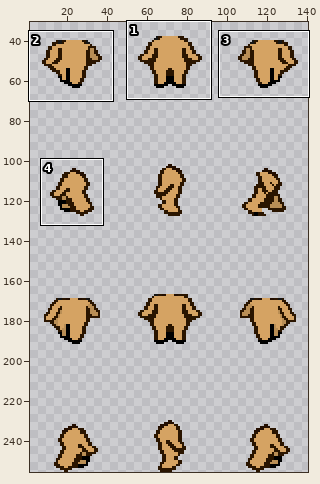
Two versions of one sprite sheet, data/sprites/outfit/body-testing/body_000.png. Above, an overview of the earlier version with the close-up marked.
Close-up. Old version:
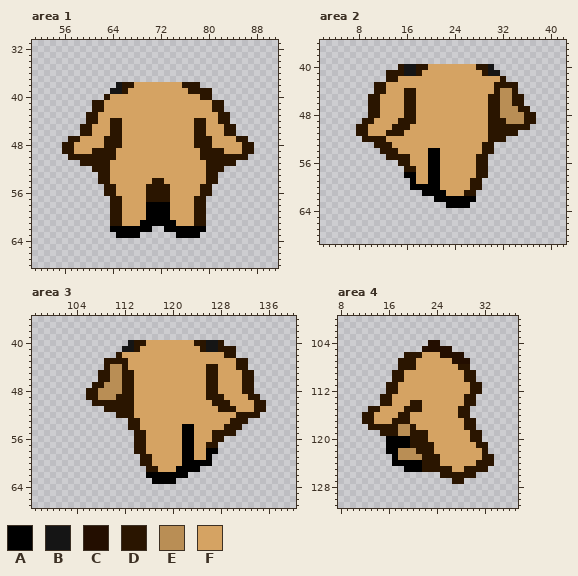
The file is 144x256 pixels. Shown: area 1: x 51..91, y 31..68; area 2: x 2..42, y 36..69; area 3: x 97..140, y 36..67; area 4: x 8..37, y 100..131. The wide view leaves out empty margins. The commit also changed other parts of the picture, which this record leaves out.
Palette (. is transparent): A #000000  B #151515  C #230e00  D #2a1500  E #b98e55  F #d5a363
Pixels before, area 1, first column x 56:
38 .........BDDFFFFFFFFDDD.........
39 ........BBDFFFFFFFFFFDDDD.......
40 .......DFFFFFFFFFFFFFFFDD.......
41 .....DDFFFFFFFFFFFFFFFFFFDD.....
42 .....DDFFFFFFFFFFFFFFFFFFDD.....
43 ....DDFFFFFFFFFFFFFFFFFFFFDD....
44 ....DDFFDDFFFFFFFFFFFFDDFFDD....
45 ...DDFFFDDFFFFFFFFFFFFDDFFFDD...
46 ...DDFFFDDFFFFFFFFFFFFDDFFFDD...
47 .DDFFFFDDDFFFFFFFFFFFFDDDFFFFDD.
48 DDFFFFFDDDFFFFFFFFFFFFDDDFFFFFDD
49 DDFFFDDDDFFFFFFFFFFFFFFDDDDFFFDD
50 .DDDDDDDDFFFFFFFFFFFFFFDDDDDDDD.
51 ...DDDDDFFFFFFFFFFFFFFFFDDDDD...
52 .....DDDFFFFFFFFFFFFFFFFDDD.....
53 ......DDFFFFFFFFFFFFFFFFDD......
54 ......DDFFFFFFFDDFFFFFFFDD......
55 .......DDFFFFFDDDDFFFFFDD.......
56 .......DDFFFFFDDDDFFFFFDD.......
57 ........DDFFFFDDDDFFFFDD........
58 ........DDFFFFAAAAFFFFDD........
59 ........DDFFFFAAAAFFFFDD........
60 ........DDFFFFAAAAFFFFDD........
61 ........DDFFFAAAAAAFFFDD........
62 ........AAAAAAA..AAAAAAA........
63 .........AAAA......AAAA.........
Pixels before, area 2, first column x 8:
40 .......DBBDDFFFFFFFFDDB.......
41 .....DDDBBDFFFFFFFFFFDBB......
42 .....DDFFFFFFFFFFFFFFFFFD.....
43 ...DDFFFFFFFFFFFFFFFFFFDDDD...
44 ...DDFFFDDFFFFFFFFFFFFFDEED...
45 ..DDFFFFDDFFFFFFFFFFFFDDEEDD..
46 ..DDFFFFDDFFFFFFFFFFFFDDEEDD..
47 ..DDFFFFDDFFFFFFFFFFFFDDEEEDD.
48 ..DDFFFFDDFFFFFFFFFFFFDDEEEEDD
49 .DDFFFFDDDFFFFFFFFFFFFDDDEEEDD
50 DDFFFFDDDFFFFFFFFFFFFFDDDDDDD.
51 DDFFFDDDFFFFFFFFFFFFFFDDDDD...
52 .DDDDFFFFFFFFFFFFFFFFFDDD.....
53 ...DDDFFFFFFFFFFFFFFFDD.......
54 ....DDDFFFFFAAFFFFFFFDD.......
55 .....DDDDFFFAAFFFFFFDD........
56 .......DDFFFAAFFFFFFDD........
57 ........DDFFAAFFFFFFDD........
58 ........AAFFAAFFFFFFDD........
59 .........AFFAAFFFFFDD.........
60 .........AAAAAFFFFFDD.........
61 ...........AAAAFFFDD..........
62 .............AAAAAAA..........
63 ...............AAAA...........
Pixels before, area 3, first column x 106:
40 .......BDDFFFFFFFFDDBBD.......
41 ......BBDFFFFFFFFFFDBBDDD.....
42 .....DFFFFFFFFFFFFFFFFFDD.....
43 ...DDDDFFFFFFFFFFFFFFFFFFDD...
44 ...DEEDFFFFFFFFFFFFFDDFFFDD...
45 ..DDEEDDFFFFFFFFFFFFDDFFFFDD..
46 ..DDEEDDFFFFFFFFFFFFDDFFFFDD..
47 .DDEEEDDFFFFFFFFFFFFDDFFFFDD..
48 DDEEEEDDFFFFFFFFFFFFDDFFFFDD..
49 DDEEEDDDFFFFFFFFFFFFDDDFFFFDD.
50 .DDDDDDDFFFFFFFFFFFFFDDDFFFFDD
51 ...DDDDDFFFFFFFFFFFFFFDDDFFFDD
52 .....DDDFFFFFFFFFFFFFFFFFDDDD.
53 .......DDFFFFFFFFFFFFFFFDDD...
54 .......DDFFFFFFFAAFFFFFDDD....
55 ........DDFFFFFFAAFFFDDDD.....
56 ........DDFFFFFFAAFFFDD.......
57 ........DDFFFFFFAAFFDD........
58 ........DDFFFFFFAAFFAA........
59 .........DDFFFFFAAFFA.........
60 .........DDFFFFFAAAAA.........
61 ..........DDFFFAAAA...........
62 ..........AAAAAAA.............
63 ...........AAAA...............
Pixels before, area 4, first column x 12:
104 ...........CC.........
105 ..........CCCCC.......
106 .......DDDFFFCCCC.....
107 ......DDDFFFFFFCCC....
108 ......DDDFFFFFFFDD....
109 .....DDFFFFFFFFFFDD...
110 .....DDFFFFFFFFFFDD...
111 ....DDFFFFFFFFFFFFDD..
112 ....DDFFFFFFFFFFFFDD..
113 ...DDFFFFFFFFFFFFDD...
114 ...DDFFFDDFFFFFFFDD...
115 .DDFFFFDDDFFFFFFDD....
116 DDFFFFDDFFFFFFFFDD....
117 DDFFFDDDFFFFFFFFFDD...
118 .DDDDDEEDFFFFFFFFDD...
119 ...DDDEEDDDFFFFFFFDD..
120 ....AAAADDDFFFFFFFDD..
121 ....AAAADDDDFFFFFFFDD.
122 ....AAEEEDDDFFFFFFFFD.
123 .....AEEEEDDDFFFFFFFDD
124 .....AAAAADDDFFFFFFDDD
125 .......AAADDDDDFFDDDD.
126 .............DDDDDD...
127 ...............DD.....
After the commit:
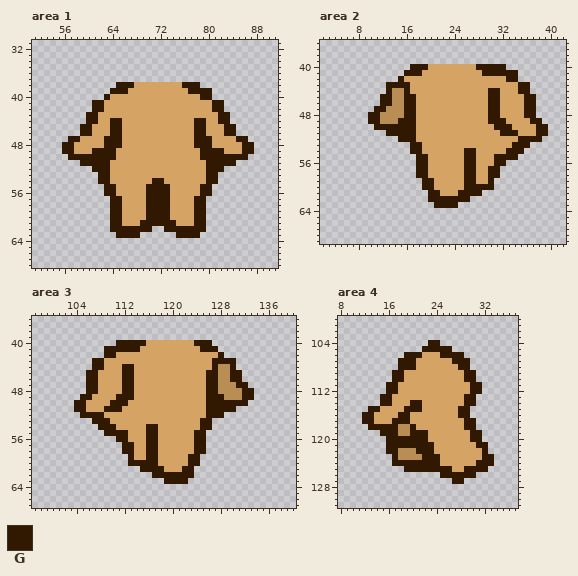
Colours new in this view: G #311800
Changes in this commit:
Changed rows in their new state; - is an unchanged pixel.
Area 1:
first column x 56:
38 ---------GGG--------GGG---------
39 --------GGG----------GGGG-------
40 -------G---------------GG-------
41 -----GG------------------GG-----
42 -----GG------------------GG-----
43 ----GG--------------------GG----
44 ----GG--GG------------GG--GG----
45 ---GG---GG------------GG---GG---
46 ---GG---GG------------GG---GG---
47 -GG----GGG------------GGG----GG-
48 GG-----GGG------------GGG-----GG
49 GG---GGGG--------------GGGG---GG
50 -GGGGGGGG--------------GGGGGGGG-
51 ---GGGGG----------------GGGGG---
52 -----GGG----------------GGG-----
53 ------GG----------------GG------
54 ------GG-------GG-------GG------
55 -------GG-----GGGG-----GG-------
56 -------GG-----GGGG-----GG-------
57 --------GG----GGGG----GG--------
58 --------GG----GGGG----GG--------
59 --------GG----GGGG----GG--------
60 --------GG----GGGG----GG--------
61 --------GG---GGGGGG---GG--------
62 --------GGGGGGG--GGGGGGG--------
63 ---------GGGG------GGGG---------
Area 2:
first column x 8:
40 -------..GGG--------GGGGG-------
41 -----...GGG----------GGGGGG-----
42 -----..G----------------FGG-----
43 ---..GGGG--------------FFFFGG---
44 ---..GEEGF------------GGFFFGG---
45 --..GGEEGG------------GGFFFFGG--
46 --..GGEEGG------------GGFFFFGG--
47 --.GGEEEGG------------GGFFFFGG--
48 --GGEEEEGG------------GGFFFFGG--
49 -.GGEEEGGG------------GGGFFFFGG-
50 ...GGGGGGG------------FGGGFFFFGG
51 .....GGGGG------------FFGGGFFFGG
52 -......GGG------------FFFFFGGGG-
53 ---......GG----------FFFFFGGG---
54 ----.....GG-FF----GG-FFFFGGG----
55 -----.....GGFF----GGFFFGGGG-----
56 -------...GGFF----GGFFFGG-------
57 --------..GGFF----GGFFGG--------
58 --------..GGFF----GGFFGG--------
59 ---------..GGF----GGFFG---------
60 ---------..GGF----GGGGG---------
61 -----------.GGF--GGGG-----------
62 ------------GGGGGGG.------------
63 -------------GGGG..-------------
Area 3:
first column x 104:
40 -------GGGGG--------GGG..-------
41 -----GGGGGG----------GGG...-----
42 -----GGF----------------G..-----
43 ---GGFFFF--------------GGGG..---
44 ---GGFFFGG------------FGEEG..---
45 --GGFFFFGG------------GGEEGG..--
46 --GGFFFFGG------------GGEEGG..--
47 --GGFFFFGG------------GGEEEGG.--
48 --GGFFFFGG------------GGEEEEGG--
49 -GGFFFFGGG------------GGGEEEGG.-
50 GGFFFFGGGF------------GGGGGGG...
51 GGFFFGGGFF------------GGGGG.....
52 -GGGGFFFFF------------GGG......-
53 ---GGGFFFFF----------GG......---
54 ----GGGFFFF-GG----FF-GG.....----
55 -----GGGGFFFGG----FFGG.....-----
56 -------GGFFFGG----FFGG...-------
57 --------GGFFGG----FFGG..--------
58 --------GGFFGG----FFGG..--------
59 ---------GFFGG----FGG..---------
60 ---------GGGGG----FGG..---------
61 -----------GGGG--FGG.-----------
62 ------------.GGGGGGG------------
63 -------------..GGGG-------------
Area 4:
first column x 12:
104 -----------GG---------
105 ----------GGGGG-------
106 -------GGG---GGGG-----
107 ------GGG------GGG----
108 ------GGG-------GG----
109 -----GG----------GG---
110 -----GG----------GG---
111 ----GG------------GG--
112 ----GG------------GG--
113 ---GG------------GG---
114 ---GG---GG-------GG---
115 -GG----GGG------GG----
116 GG----GG--------GG----
117 GG---GGG---------GG---
118 -GGGGG--G--------GG---
119 ---GGG--GGG-------GG--
120 ----GGGGGGG-------GG--
121 ----GGGGGGGG-------GG-
122 ----GG---GGG--------G-
123 -----G----GGG-------GG
124 -----GGGGGGGG------GGG
125 -------GGGGGGGG--GGGG-
126 -------------GGGGGG---
127 ---------------GG-----
Where, in picture pixels (left, top, right, bottom), the same in both close-ups:
changed: (62, 82, 254, 238)
changed: (356, 64, 548, 208)
changed: (74, 340, 266, 484)
changed: (362, 340, 494, 484)
